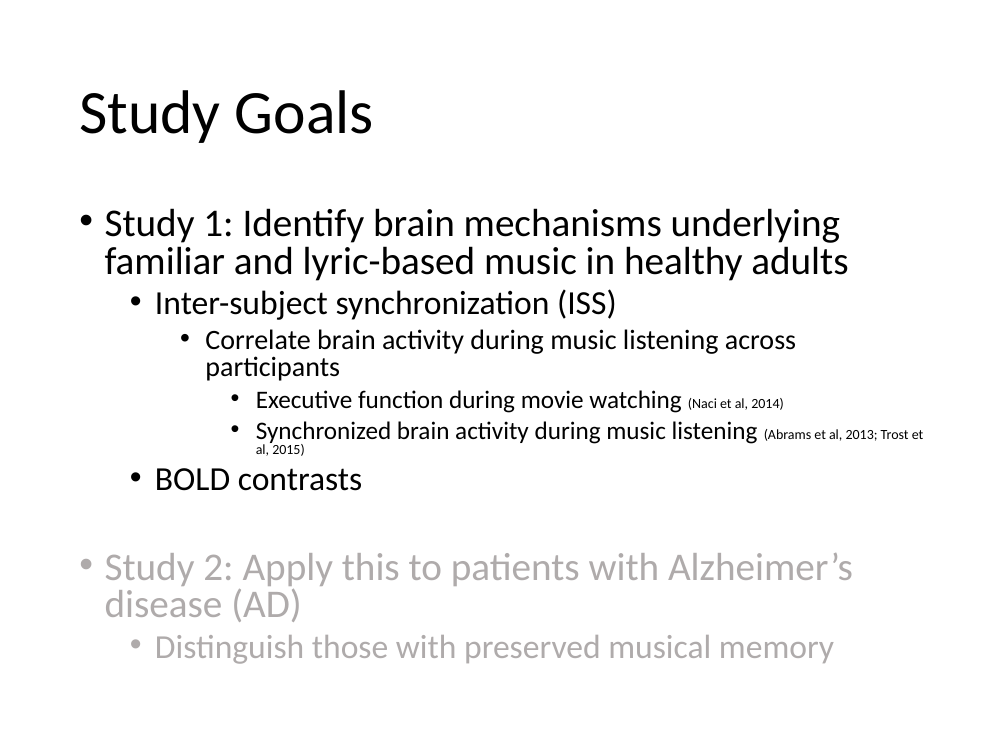
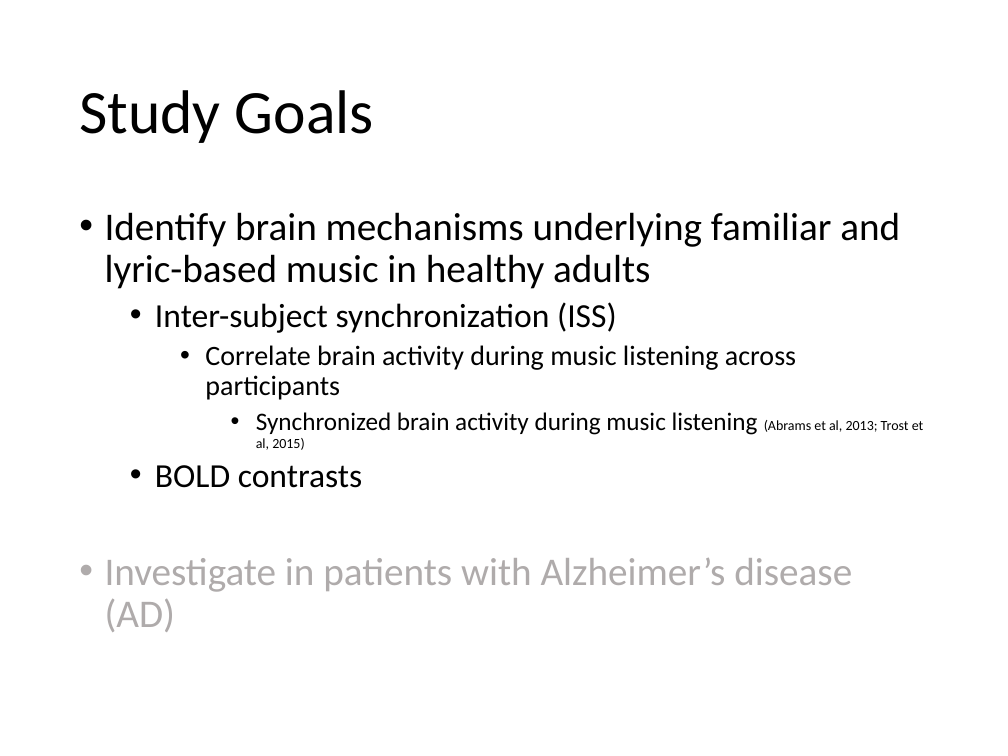
Before and after one commit to asternin/PhDProject, a slide deck: slide 8 of Meetings/2017.05.10-Grahn+KohlerPresentation.pptx. Drawn at 1008x756 pixels with LibreOffice and Linux fonts; fonts in the diff are those of the drawing. Boxes give left, top, right and bottom in pixels: in the first picture for what was removed or moved away, otherwise in the second. Text is boxed around its words. In the diff, an @@ line names an element or a change of style, - is before the commit and + after.

```diff
--- a/Meetings/2017.05.10-Grahn+KohlerPresentation.pptx
+++ b/Meetings/2017.05.10-Grahn+KohlerPresentation.pptx
@@ text at [105,212,900,289]: text changed @@
-• Study 1: Identify brain mechanisms underlying familiar and lyric-based music in healthy adults
+• Identify brain mechanisms underlying familiar and lyric-based music in healthy adults
@@ text at [155,302,924,488]: line spacing 0.8 to 0.9 @@
@@ text at [256,390,784,413]: paragraph removed @@
-      • Executive function during movie watching (Naci et al, 2014)
@@ text at [105,558,852,632]: text changed @@
-• Study 2: Apply this to patients with Alzheimer’s disease (AD)
-  • Distinguish those with preserved musical memory
+• Investigate in patients with Alzheimer’s disease (AD)
```
Also in this commit, not shown: 7 other slides changed, 1 slide added.
